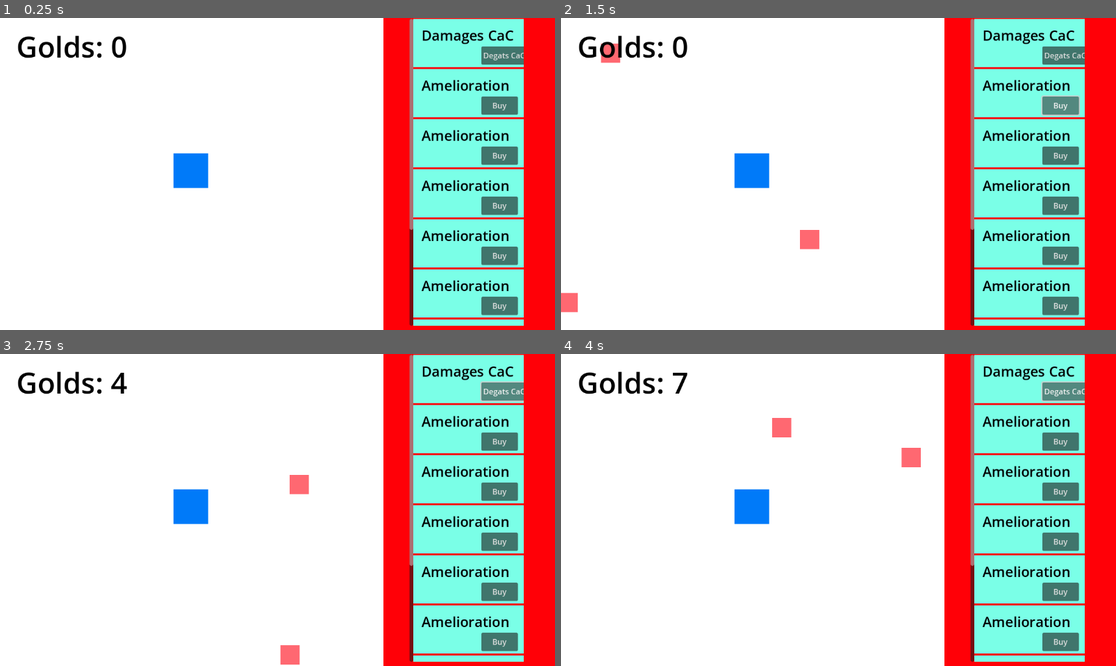
Above: before the commit, frames 1-4 (two rows, left to right).
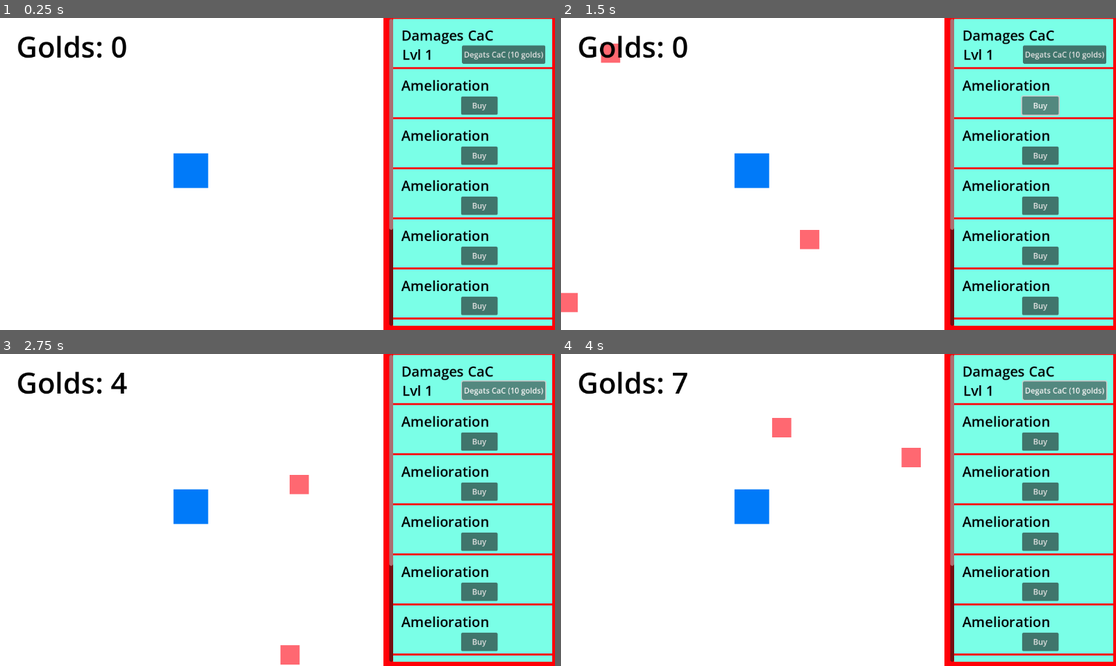
Above: after the commit, the same moments.

Repository: fabiovandewaeter/auto-tower-defense
Game: Godot game, scene res://jeu.tscn
Same seed, same stepped clock (60 frames per second), same inputs: the game is played once before the commit and once after it.
Inputs:
- Up to frame 1 (0.25 s): no input
- Up to frame 2 (1.5 s): click "Degats CaC (10 golds)" at 0.5 s; click "Buy" at 1.25 s
- Up to frame 3 (2.75 s): click "Degats CaC (10 golds)" at 2 s
- Up to frame 4 (4 s): click "Buy" at 2.75 s; click "Degats CaC (10 golds)" at 3.5 s

The runs differ from the first frame. In frame 1, 14% of the frame differs, in the area x 70-100%, y 0-99%; in frame 2, 14%; in frame 3, 14%; in frame 4, 14%.

Commit message:
bouton degats cac fonctionne

Diff:
--- a/ameliorations/amelioration.gd
+++ b/ameliorations/amelioration.gd
@@ -6,13 +6,15 @@
 @export var cout_de_base: int
 @export var multiplicateur_cout: float
 @export var bonus_de_base: float
-var lvl_actuel: int
+var lvl_actuel: int = 1
 
 # getters
-func cout_pour_lvl(lvl: int) -> float:
+func cout_pour_lvl(lvl: int) -> int:
+	if lvl == 1:
+		return cout_de_base
 	return cout_de_base * pow(multiplicateur_cout, float(lvl))
 
-func cout_pour_lvl_actuel() -> float:
+func cout_pour_lvl_actuel() -> int:
 	return cout_pour_lvl(lvl_actuel)
 
 func bonus_pour_lvl(lvl: int) -> float:
--- a/ameliorations/buy_button.gd
+++ b/ameliorations/buy_button.gd
@@ -1,10 +1,4 @@
 extends Button
 
-@export var amelioration: Amelioration
-
-func _ready():
-	text = amelioration.nom + " (" + str(amelioration.cout_de_base) + " golds)"
-
-func _on_pressed():
-	print("TEST")
-	DonnesJeu.acheter(amelioration)
+func update_affichage(amelioration):
+	text = amelioration.nom + " (" + str(amelioration.cout_pour_lvl_actuel()) + " golds)"
--- /dev/null
+++ b/ameliorations/cr_amelioration.gd
@@ -0,0 +1,17 @@
+extends ColorRect
+
+@export var amelioration: Amelioration
+
+@onready var button: Button = $Button
+@onready var label_niveau: Label = $Niveau
+
+func _ready():
+	update_affichage()
+
+func _on_button_pressed():
+	DonnesJeu.acheter(amelioration)
+	update_affichage()
+
+func update_affichage():
+	button.update_affichage(amelioration)
+	label_niveau.update_affichage(amelioration)
--- /dev/null
+++ b/ameliorations/label_niveau.gd
@@ -0,0 +1,4 @@
+extends Label
+
+func update_affichage(amelioration: Amelioration):
+	text = "Lvl " + str(amelioration.lvl_actuel)
--- a/donnes_jeu.gd
+++ b/donnes_jeu.gd
@@ -12,12 +12,13 @@
 	var cout = amelioration.cout_pour_lvl_actuel()
 	return points >= cout
 
-func acheter(amelioration):
+func acheter(amelioration: Amelioration):
 	var cout = amelioration.cout_pour_lvl_actuel()
-	print(str(cout) + " " + str(points))
 	if points >= cout:
+		points -= cout
+		print(str(cout) + " " + str(points) + "lvl: "+ str(amelioration.lvl_actuel))
 		amelioration.acheter()
-		points -= cout
+		print(str(amelioration.cout_pour_lvl_actuel()) + " " + str(points) + "lvl: "+ str(amelioration.lvl_actuel))
 
 func mort_mob(mob):
 	nombre_mobs -= 1
--- a/jeu.gd
+++ b/jeu.gd
@@ -23,8 +23,5 @@
 	DonnesJeu.mort_mob(mob)
 	#update_score()
 
-func _on_button_pressed(amelioration: Amelioration) -> void:
-	DonnesJeu.acheter(amelioration)
-
 func update_score():
 	%Score.text = str(DonnesJeu.points)+"/"+str(DonnesJeu.nombre_mobs)
--- a/jeu.tscn
+++ b/jeu.tscn
@@ -1,10 +1,12 @@
-[gd_scene load_steps=9 format=3 uid="uid://c4dqvi6lmta1x"]
+[gd_scene load_steps=11 format=3 uid="uid://c4dqvi6lmta1x"]
 
 [ext_resource type="PackedScene" uid="uid://brhm0vmeu7scu" path="res://joueur.tscn" id="1_bc8hh"]
 [ext_resource type="Script" uid="uid://dnr37c5qyrbub" path="res://jeu.gd" id="1_r6dh1"]
 [ext_resource type="Script" uid="uid://d1te17d77tqwo" path="res://ameliorations/label_nombre_points.gd" id="2_h8l20"]
+[ext_resource type="Script" uid="uid://c0cbx0xp8ldn0" path="res://ameliorations/cr_amelioration.gd" id="3_0yqk5"]
 [ext_resource type="Script" uid="uid://chy6pca3kpyir" path="res://ameliorations/buy_button.gd" id="3_hp17q"]
 [ext_resource type="Resource" uid="uid://gbbqxrl6rdnc" path="res://ameliorations/degats_cac.tres" id="4_s1xry"]
+[ext_resource type="Script" uid="uid://kch0pj6dabja" path="res://ameliorations/label_niveau.gd" id="6_aw23n"]
 
 [sub_resource type="Theme" id="Theme_r6dh1"]
 
@@ -51,9 +53,9 @@
 [node name="ScrollAmeliorations" type="ScrollContainer" parent="UI"]
 layout_direction = 3
 layout_mode = 0
-offset_left = -1047.0
+offset_left = -1106.0
 offset_top = 2.0
-offset_right = -810.0
+offset_right = -768.0
 offset_bottom = 639.0
 theme = SubResource("Theme_r6dh1")
 
@@ -68,6 +70,8 @@
 custom_minimum_size = Vector2(100, 100)
 layout_mode = 2
 color = Color(0.47904623, 1, 0.90619016, 1)
+script = ExtResource("3_0yqk5")
+amelioration = ExtResource("4_s1xry")
 
 [node name="Label" type="Label" parent="UI/ScrollAmeliorations/VBoxContainer/CRDamageCac"]
 layout_mode = 0
@@ -81,15 +85,25 @@
 
 [node name="Button" type="Button" parent="UI/ScrollAmeliorations/VBoxContainer/CRDamageCac"]
 layout_mode = 0
-offset_left = 141.0
-offset_top = 57.0
-offset_right = 217.0
-offset_bottom = 95.0
+offset_left = 143.0
+offset_top = 55.0
+offset_right = 219.0
+offset_bottom = 93.0
 mouse_filter = 1
 text = "Buy
 "
 script = ExtResource("3_hp17q")
-amelioration = ExtResource("4_s1xry")
+
+[node name="Niveau" type="Label" parent="UI/ScrollAmeliorations/VBoxContainer/CRDamageCac"]
+layout_mode = 0
+offset_left = 19.0
+offset_top = 54.0
+offset_right = 210.0
+offset_bottom = 115.0
+theme_override_colors/font_color = Color(0, 0, 0, 1)
+theme_override_font_sizes/font_size = 29
+text = "Lvl "
+script = ExtResource("6_aw23n")
 
 [node name="ColorRect2" type="ColorRect" parent="UI/ScrollAmeliorations/VBoxContainer"]
 custom_minimum_size = Vector2(100, 100)
@@ -318,5 +332,5 @@
 unique_name_in_owner = true
 position = Vector2(396, 317)
 
-[connection signal="pressed" from="UI/ScrollAmeliorations/VBoxContainer/CRDamageCac/Button" to="UI/ScrollAmeliorations/VBoxContainer/CRDamageCac/Button" method="_on_pressed"]
+[connection signal="pressed" from="UI/ScrollAmeliorations/VBoxContainer/CRDamageCac/Button" to="UI/ScrollAmeliorations/VBoxContainer/CRDamageCac" method="_on_button_pressed"]
 [connection signal="timeout" from="SpawnMob" to="." method="_on_spawn_mob_timeout"]
Not shown, added: ameliorations/cr_amelioration.gd.uid
Not shown, added: ameliorations/label_niveau.gd.uid
